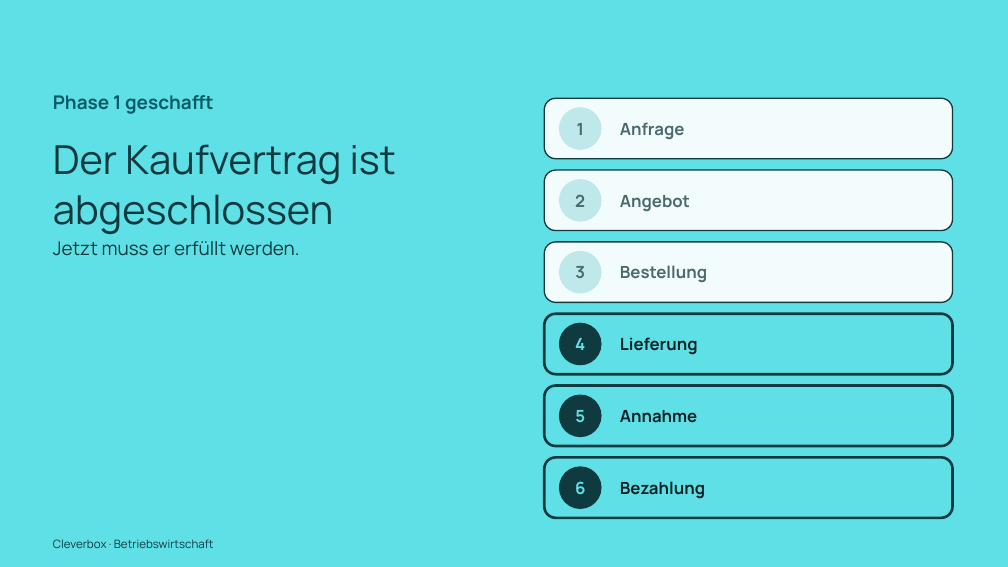
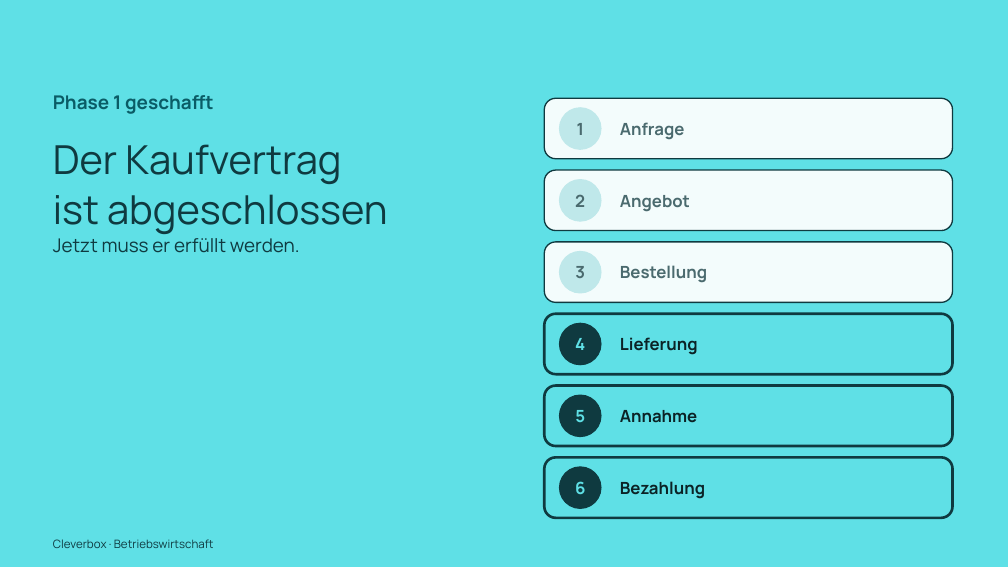
Before and after one commit to arminheske/claudecloud, a slide deck: slide 43 of videoslides/cleverbox-abwicklung-kauf-slides.pptx. Drawn at 1008x567 pixels with LibreOffice and Linux fonts; fonts in the diff are those of the drawing. Boxes give left, top, right and bottom in pixels: in the first picture for what was removed or moved away, otherwise in the second. Text is boxed around its words. In the diff, an @@ line names an element or a change of style, - is before the commit and + after.

```diff
--- a/videoslides/cleverbox-abwicklung-kauf-slides.pptx
+++ b/videoslides/cleverbox-abwicklung-kauf-slides.pptx
@@ text at [53,144,388,234]: text changed @@
-Der Kaufvertrag ist abgeschlossen
+Der Kaufvertrag
+ist abgeschlossen
```
Also in this commit, not shown: 60 other slides changed, 1 other file.
